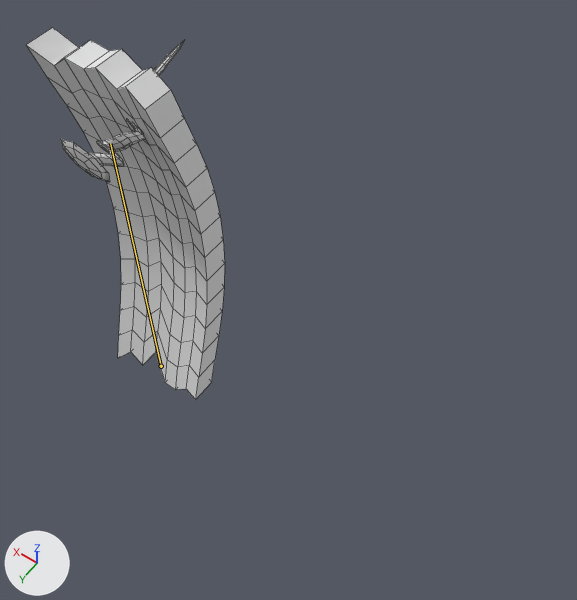
Renders of the FBX model BurdenOfChoices_Project/Assets/_BurdenOfChoices_Root/3D/Models/Characters/Weapons/SM_Tabla.fbx from each side of a commit.
The view is the same before and after, from a camera (50 mm lens) standing at (-0.546, 0.236, 1.446) and looking at (-0.203, -0.244, 0.693). The axes (+X, +Y, +Z) are drawn at lower left. The lights are the same throughout. The older version comes first. Both versions are drawn at frame 11 of the action 'Armature.002|AN_SmallWeaponAttack'; the numbers are the values there. The bones that change, and the others that lie on the model, are drawn over the model as lines. Mesh edges are drawn as thin lines.

Objects in the first picture: 'Tabla'.
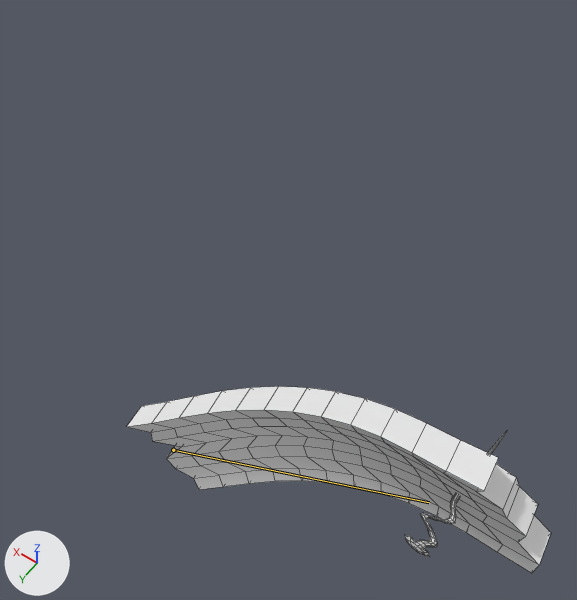
Pixel boxes (x1, y1, x2, y2) of what changed, in the pictures (577 x 600 px):
'Tabla', posed (112% wider, 49% shorter)
    before: (26, 28, 225, 399)
    after: (127, 386, 551, 573)
bone 'Bone', root to tip
    before: (161, 366) to (110, 143)
    after: (173, 450) to (429, 502)

Diff of the bpy script that builds the scene:
```diff
--- a/BurdenOfChoices_Project/Assets/_BurdenOfChoices_Root/3D/Models/Characters/Weapons/SM_Tabla.fbx.py
+++ b/BurdenOfChoices_Project/Assets/_BurdenOfChoices_Root/3D/Models/Characters/Weapons/SM_Tabla.fbx.py
@@ bone_bone @@
 bone_bone = bpy.data.objects['Armature.002'].pose.bones['Bone']
-bone_bone.location = (0.0, 0.0, 0.0)
-bone_bone.rotation_quaternion = (1.0, 0.0, 0.0, 0.0)  # degrees (0, 0, 0)
+bone_bone.location = (-0.097, -0.028, -0.088)
+bone_bone.rotation_quaternion = (0.877, 0.007, 0.063, 0.476)  # degrees (4, 6, 57)
```
